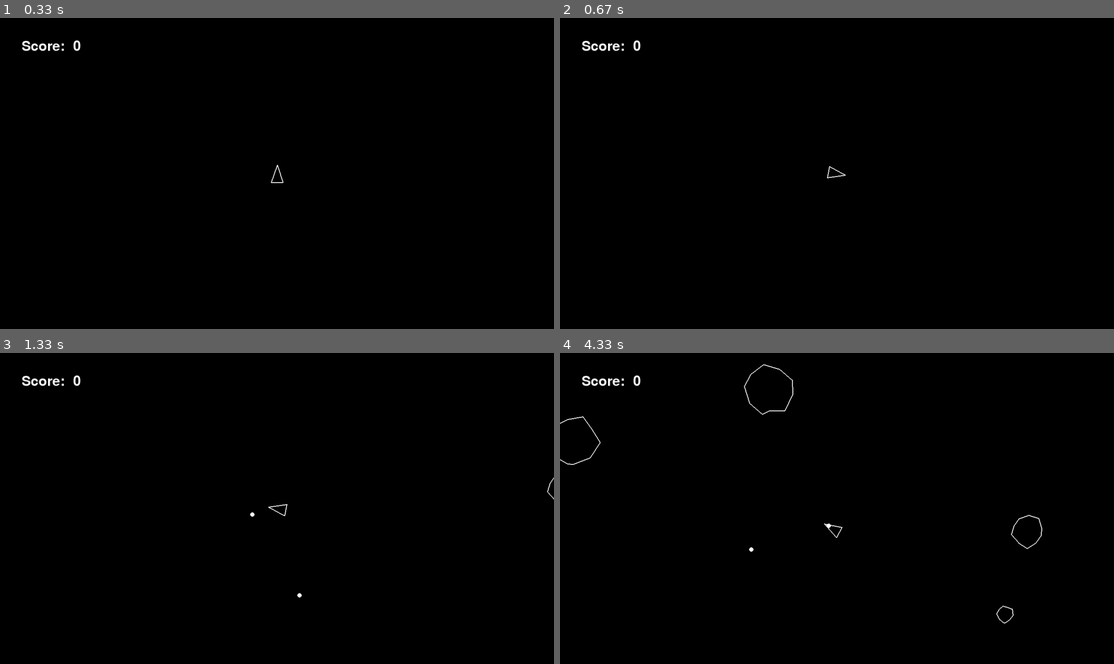
Above: before the commit, frames 1-4 (two rows, left to right).
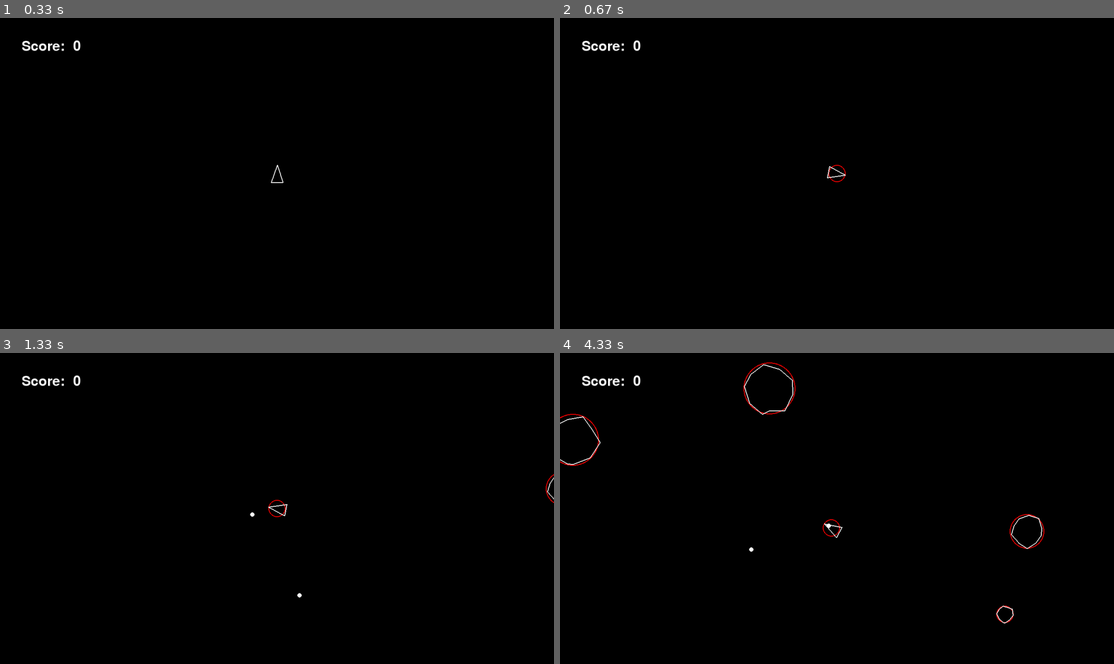
Above: after the commit, the same moments.

Repository: Atomk/asteroids-pygame
Game: pygame game, started from main.py
Same seed, same stepped clock (60 frames per second), same inputs: the game is played once before the commit and once after it.
Inputs:
- Up to frame 1 (0.33 s): no input
- Up to frame 2 (0.67 s): hold F1 from 0.33 s (still down); hold Right from 0.33 s (still down)
- Up to frame 3 (1.33 s): release F1 at 0.8 s; release Right at 0.8 s; hold Right 0.83-1.3 s; tap Space at 0.9, 1.2 s
- Up to frame 4 (4.33 s): hold Up 1.33-1.63 s; tap Space at 1.4, 1.73, 2.03, 2.23, 2.53, 2.8, 3.1, 3.23, 3.63, 3.93, 4.3 s; hold Right 1.67-2.13 s; hold Left 2.17-2.7 s; hold Left 2.73-3.13 s; hold Up 3.17-3.53 s; hold Right 3.57-4.2 s; hold Left from 4.23 s (still down)

Frame 1 is identical in both runs. In frame 2, less than 0.1% of the frame differs, in the area x 48-52%, y 47-53%; in frame 3, less than 0.1%; in frame 4, 0.4%, in the area x 0-88%, y 2-87%.

Commit message:
feat: debug mode Currently you have to press the F1 key. I initially made it a CLI flag but I like having the ability to toggle while the game runs.

Diff:
--- a/asteroid.py
+++ b/asteroid.py
@@ -5,6 +5,8 @@
 from constants import ASTEROID_MIN_RADIUS, ASTEROID_MAX_RADIUS
 
 class Asteroid(CircleShape):
+    debug = False
+
     def __init__(self, x, y, radius):
         super().__init__(x, y, radius)
         self.vertices = self.generate_vertices()
@@ -23,7 +25,8 @@
         return vertices
 
     def draw(self, screen):
-        #pygame.draw.circle(screen, "white", self.position, self.radius, 2)
+        if self.debug:
+            self.draw_collider(screen)
         pygame.draw.polygon(screen, "white", self.vertices, 2)
 
     def update(self, delta_time):
--- a/circleshape.py
+++ b/circleshape.py
@@ -17,6 +17,10 @@
     def update(self, delta_time):
         raise NotImplementedError("Child classes must override this method.")
 
+    def draw_collider(self, screen):
+        pygame.draw.circle(screen, "red", self.position, self.radius, 2)
+
     def is_colliding(self, other):
+        """Returns whether this object is overlapping with another CircleShape."""
         distance = self.position.distance_to(other.position)
         return distance <= self.radius + other.radius
--- a/main.py
+++ b/main.py
@@ -61,6 +61,9 @@
             elif event.type == pygame.KEYDOWN:
                 if event.key == pygame.K_p or event.key == pygame.K_ESCAPE:
                     game_paused = not game_paused
+                elif event.key == pygame.K_F1:
+                    Asteroid.debug = not Asteroid.debug
+                    Player.debug = not Player.debug
 
         screen.fill((0, 0, 0))
 
--- a/player.py
+++ b/player.py
@@ -4,6 +4,8 @@
 from shot import Shot
 
 class Player(CircleShape):
+    debug = False
+
     def __init__(self, x, y):
         super().__init__(x, y, PLAYER_RADIUS)
         self.rotation = 180
@@ -19,6 +21,8 @@
         return [a, b, c]
 
     def draw(self, screen):
+        if self.debug:
+            self.draw_collider(screen)
         # TODO do not regenerate the list every frame, only when needed. COuld also use a tuple
         pygame.draw.polygon(screen, "white", self.triangle(), 2)
 
